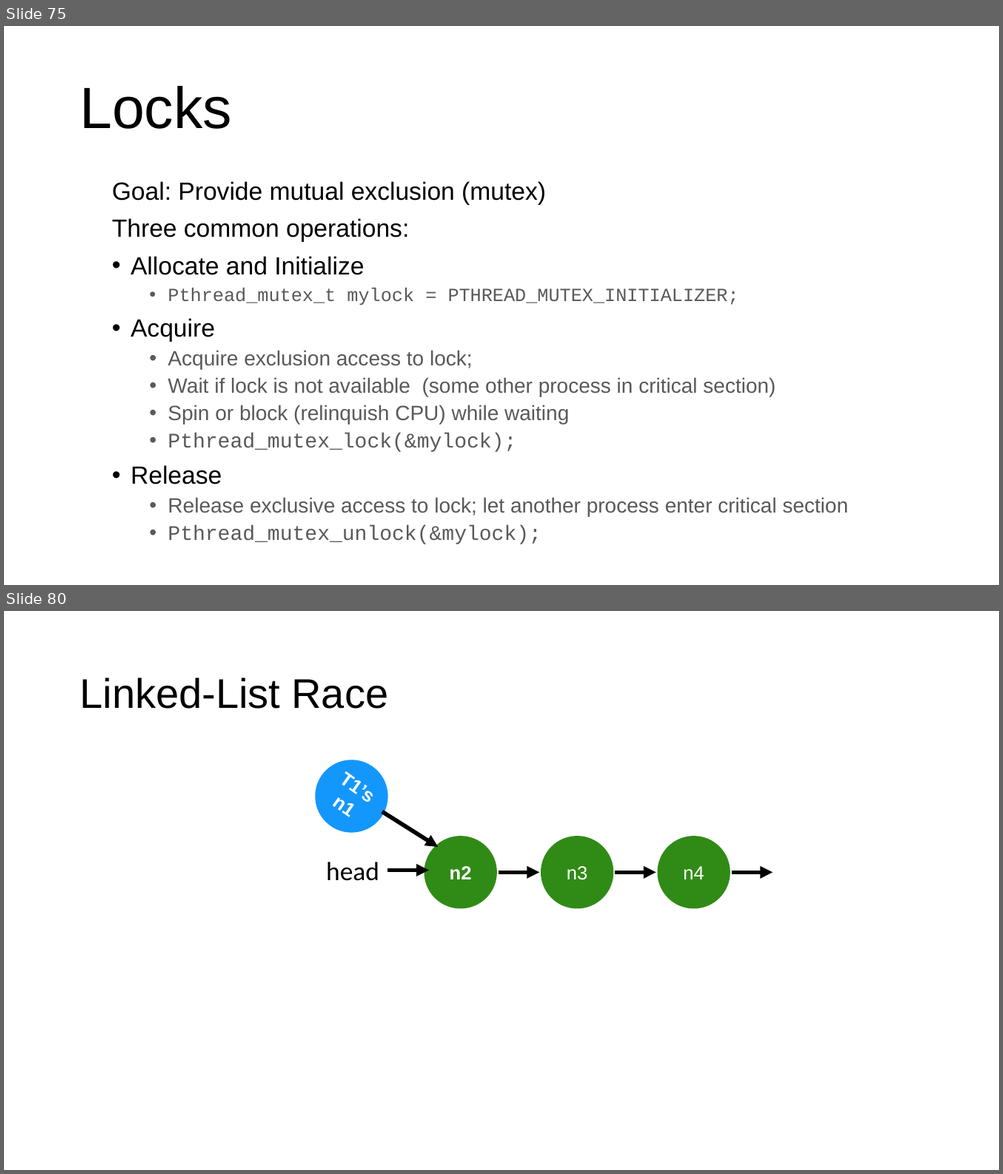
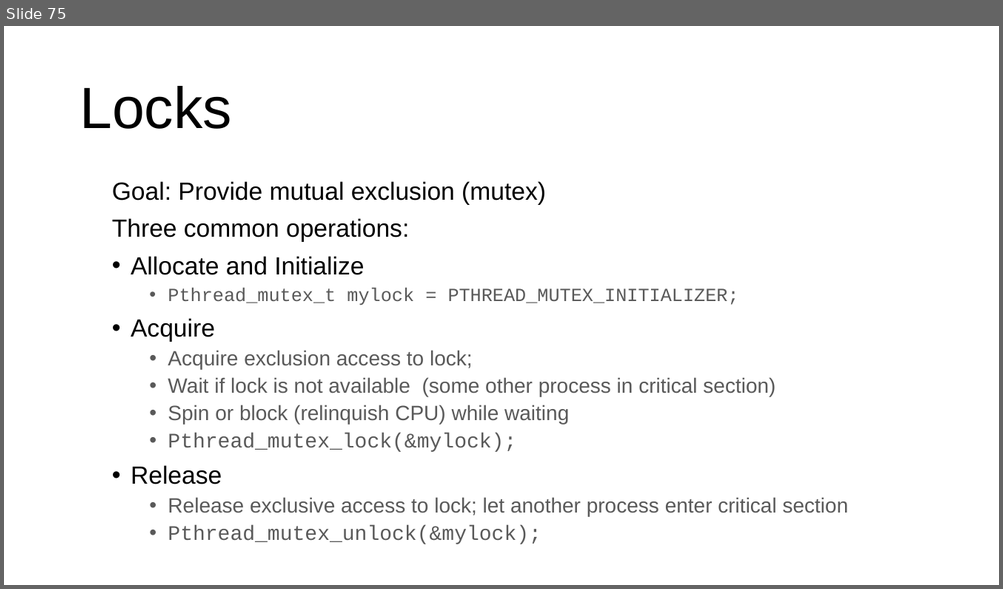
Before and after one commit to ngsrinivas/coursegen, a slide deck: ex/416-F23/staging/416-F23/lectures/09-concurrency.pptx. Shown one above the other, each under a label of ours: slides 75 and 80 before the commit, slide 75 after it; the slides between them are not shown. The pictures are 1003x1174 and 1003x589 pixels, drawn with LibreOffice and Linux fonts; fonts in the diff are those of the drawing. Boxes give left, top, right and bottom in pixels: in the first picture for what was removed or moved away, otherwise in the second. Text is boxed around its words. In the diff, an @@ line names an element or a change of style, - is before the commit and + after.

```diff
--- a/ex/416-F23/staging/416-F23/lectures/09-concurrency.pptx
+++ b/ex/416-F23/staging/416-F23/lectures/09-concurrency.pptx
@@ slide 80 removed at <box>4,611,999,1170</box>, background #FFFFFF @@
@@ title removed at <box>79,678,389,709</box> @@
-Linked-List Race
@@ freeform shape removed at <box>301,746,403,848</box> @@
-T1’s
-n1
@@ arrow removed from (382, 812) to (438, 848) @@
@@ freeform shape removed at <box>424,836,497,909</box> @@
-n2
@@ freeform shape removed at <box>540,836,614,909</box> @@
-n3
@@ freeform shape removed at <box>657,836,731,909</box> @@
-n4
@@ text removed at <box>786,854,810,891</box> @@
-…
@@ text removed at <box>326,862,379,881</box> @@
-head
@@ arrow removed from (387, 871) to (429, 871) @@
@@ arrow removed from (498, 873) to (540, 873) @@
@@ arrow removed from (615, 873) to (656, 873) @@
@@ arrow removed from (731, 873) to (772, 873) @@
```
Also in this commit, not shown: 46 other slides removed, 4 other files.
